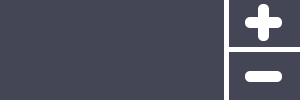
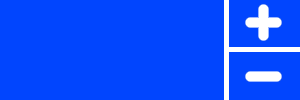
The second 300×100 image is a revision of the first. Changes to its layers:
painted on "-" over box(229, 52, 300, 100)
painted on "+" over box(229, 0, 300, 47)
painted on "Layer 2" over box(0, 0, 224, 100)
